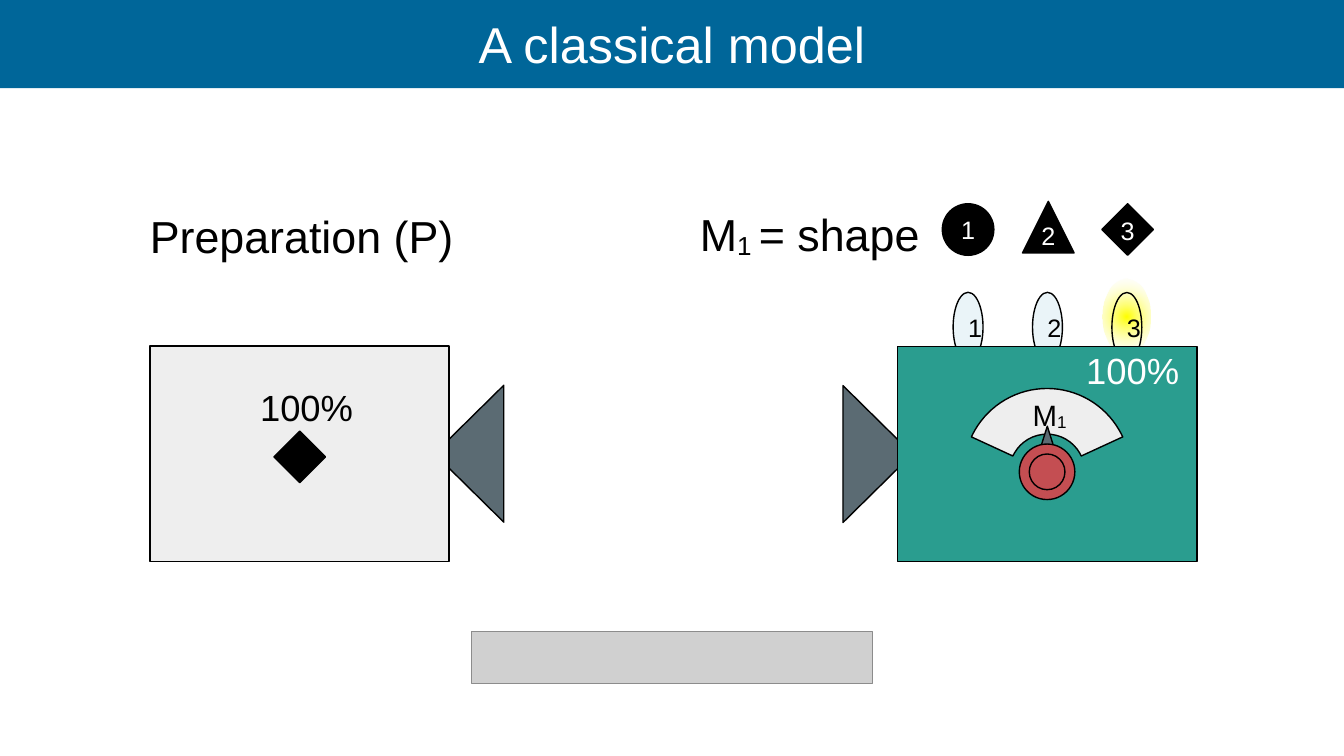
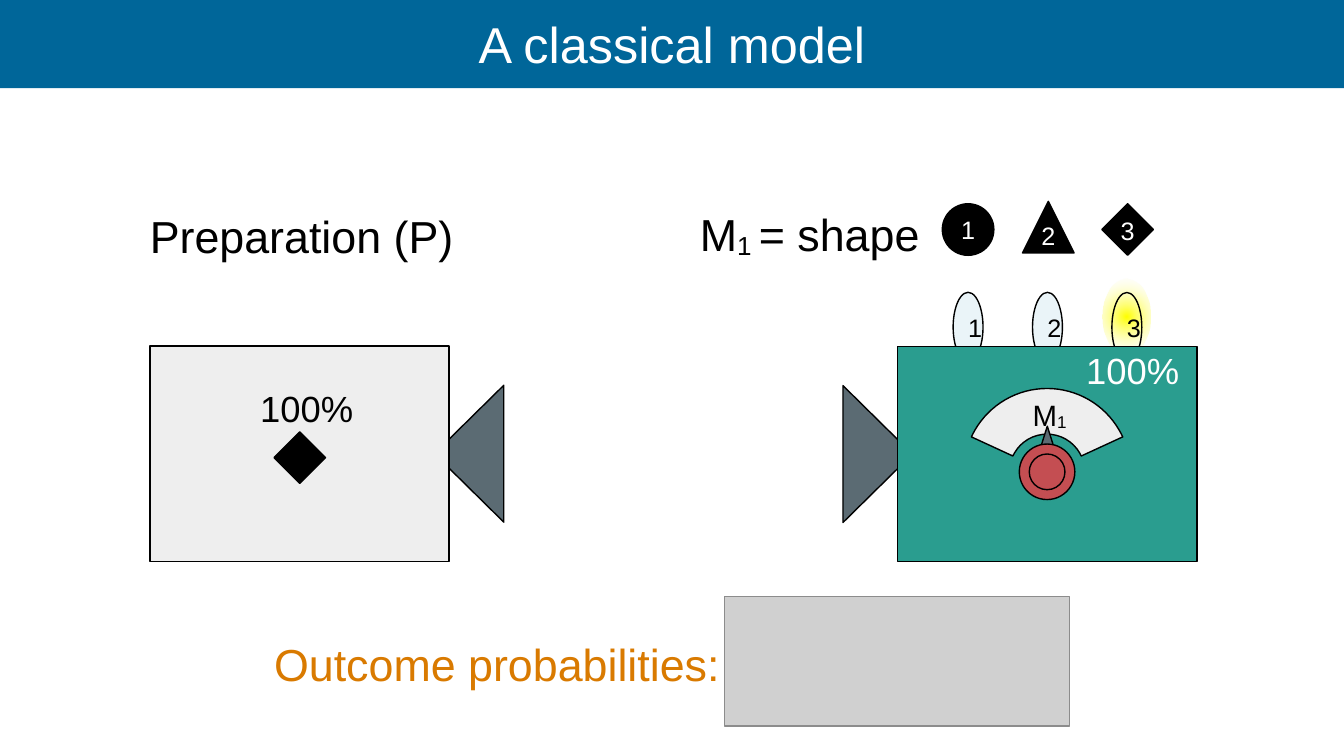
Before and after one commit to Ismaele-vincent/PhD, a slide deck: slide 38 of 2026/Talks/ILL Seminar/ILL seminar 2026.odp (slide 28 before the commit). Drawn at 1344x756 pixels with LibreOffice and Linux fonts; fonts in the diff are those of the drawing; grey boxes stand for pictures; background and template pictures are left out. Boxes give left, top, right and bottom in pixels: in the first picture for what was removed or moved away, otherwise in the second. Text is boxed around its words. In the diff, an @@ line names an element or a change of style, - is before the commit and + after.

```diff
--- a/2026/Talks/ILL Seminar/ILL seminar 2026.odp
+++ b/2026/Talks/ILL Seminar/ILL seminar 2026.odp
@@ picture: place and size @@
-picture at bbox=[472, 632, 872, 683]
+picture at bbox=[724, 596, 1069, 725]
@@ text added at bbox=[274, 648, 719, 690], 32 pt, text #D97A00 @@
+Outcome probabilities:
```
Also in this commit, not shown: 9 other slides changed, 29 slides added, 15 other files.
